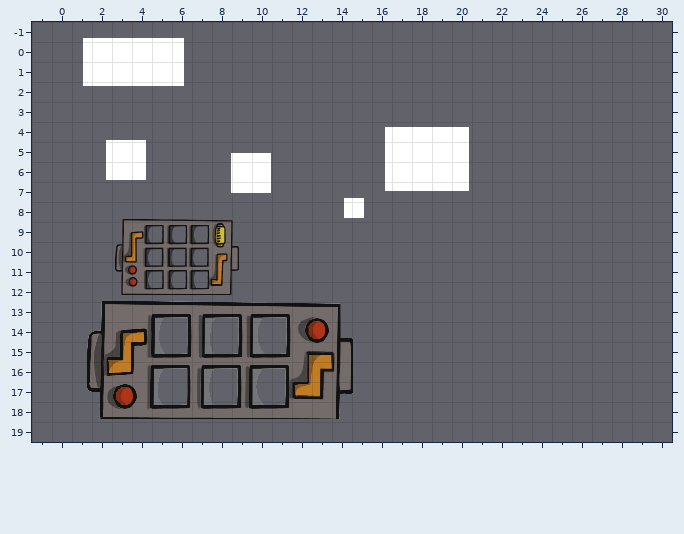
Tiled map, stored at gxpengine_template/bin/Debug/Assets/LVL1 - Copy.tmx. Above, as it was before the edit.
Cells are 32x32 px. Shown: x -1..30, y -1..19.
After the commit:
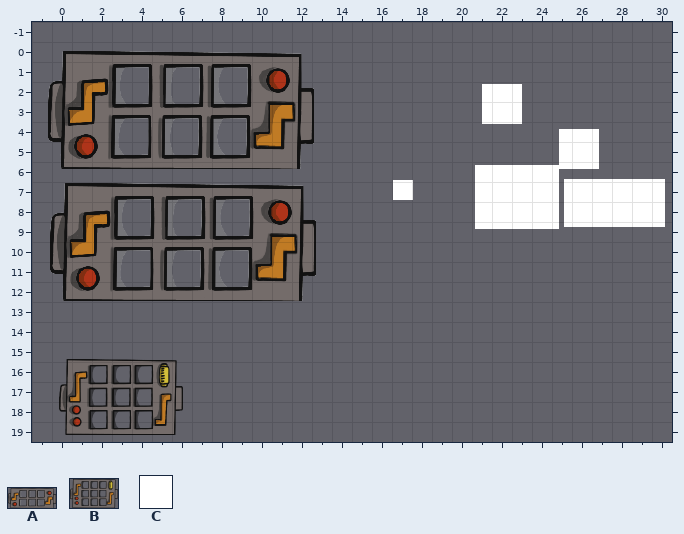
Key: from "Maze3x2": A 0; from "Maze_Bg": B 0; from "Test": C 0.
Objects are placed by their top-left corner, in cells (3,4 is the top-left corner of cell 3,4); size is 1x1 cell unless given.
Diff:
--- layer "WorldText"
-C "Module_PowerUp" at 2.7,4.9 size 2x2
+C "Module_PowerUp" at 25.3,4.3 size 2x2
-A "maze3" at 1.8,13 size 13.3x5.9
+A "maze3" at -0.2,0.5 size 13.3x5.9
-B "maze2" at 3.2,8.9 size 6.2x3.8
+B "maze2" at 0.3,15.8 size 6.2x3.8
+A "maze3" at -0.1,7 size 13.3x5.9
--- layer "Object Layer 1"
-C "SimonSays" at 9,5.5 size 2x2
+C "SimonSays" at 21.5,2.1 size 2x2
-C "Maze" at 14.6,7.8
+C "Maze" at 17.1,6.9
-C "dino" at 1.5,-0.2 size 5x2.4
+C "dino" at 25.6,6.8 size 5x2.4
-C "Module_Pump" at 16.6,4.2 size 4.2x3.2
+C "Module_Pump" at 21.1,6.2 size 4.2x3.2
